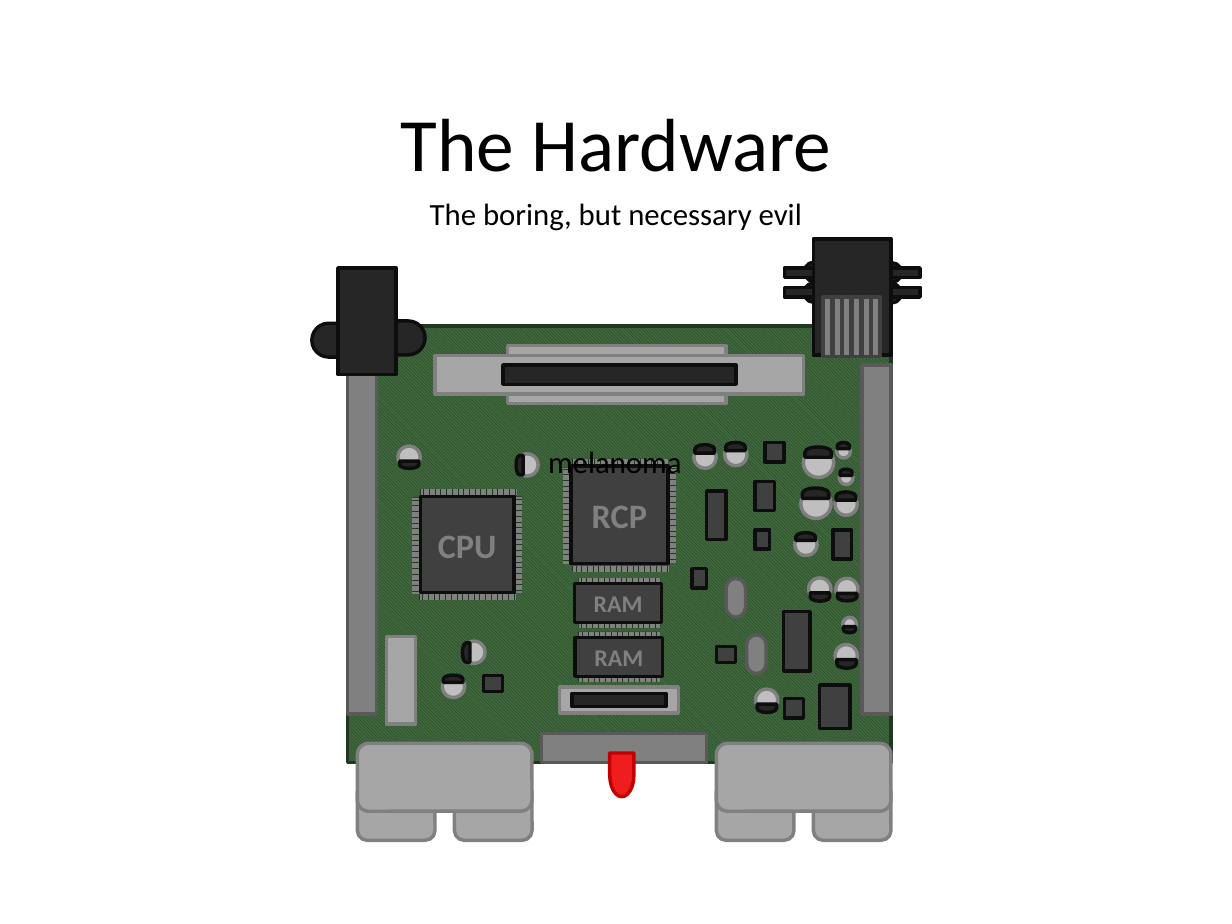
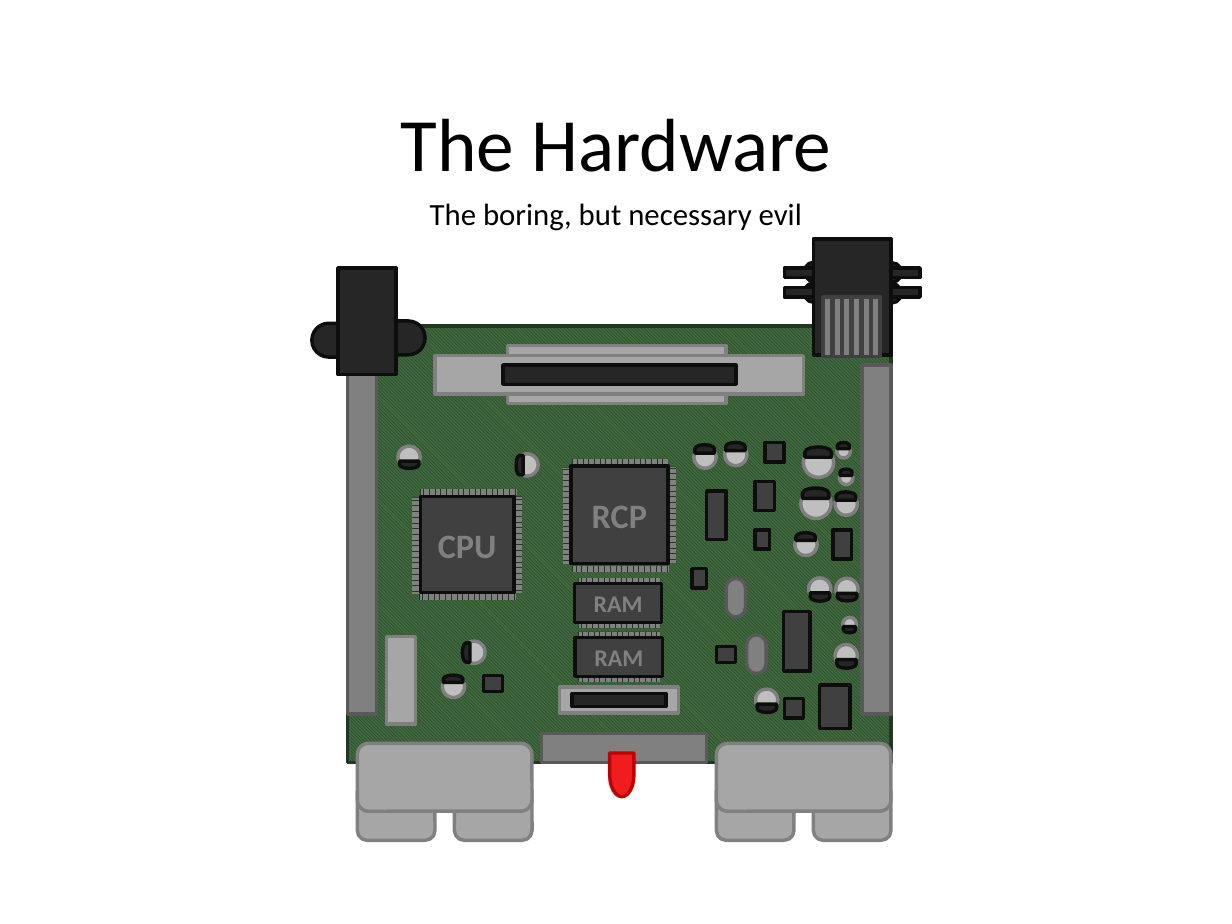
Before and after one commit to buu342/N64-ReflectiveRegretPresentation, a slide deck: slide 6 of Presentation.pptx. Drawn at 1232x924 pixels with LibreOffice and Linux fonts; fonts in the diff are those of the drawing. Boxes give left, top, right and bottom in pixels: in the first picture for what was removed or moved away, otherwise in the second. Text is boxed around its words. In the diff, an @@ line names an element or a change of style, - is before the commit and + after.

Commit message:
Updated the presentation after peer reviewing

```diff
--- a/Presentation.pptx
+++ b/Presentation.pptx
@@ text removed at (x1=548, y1=452, x2=681, y2=482) @@
-melanoma
```
Also in this commit, not shown: 1 other file.
